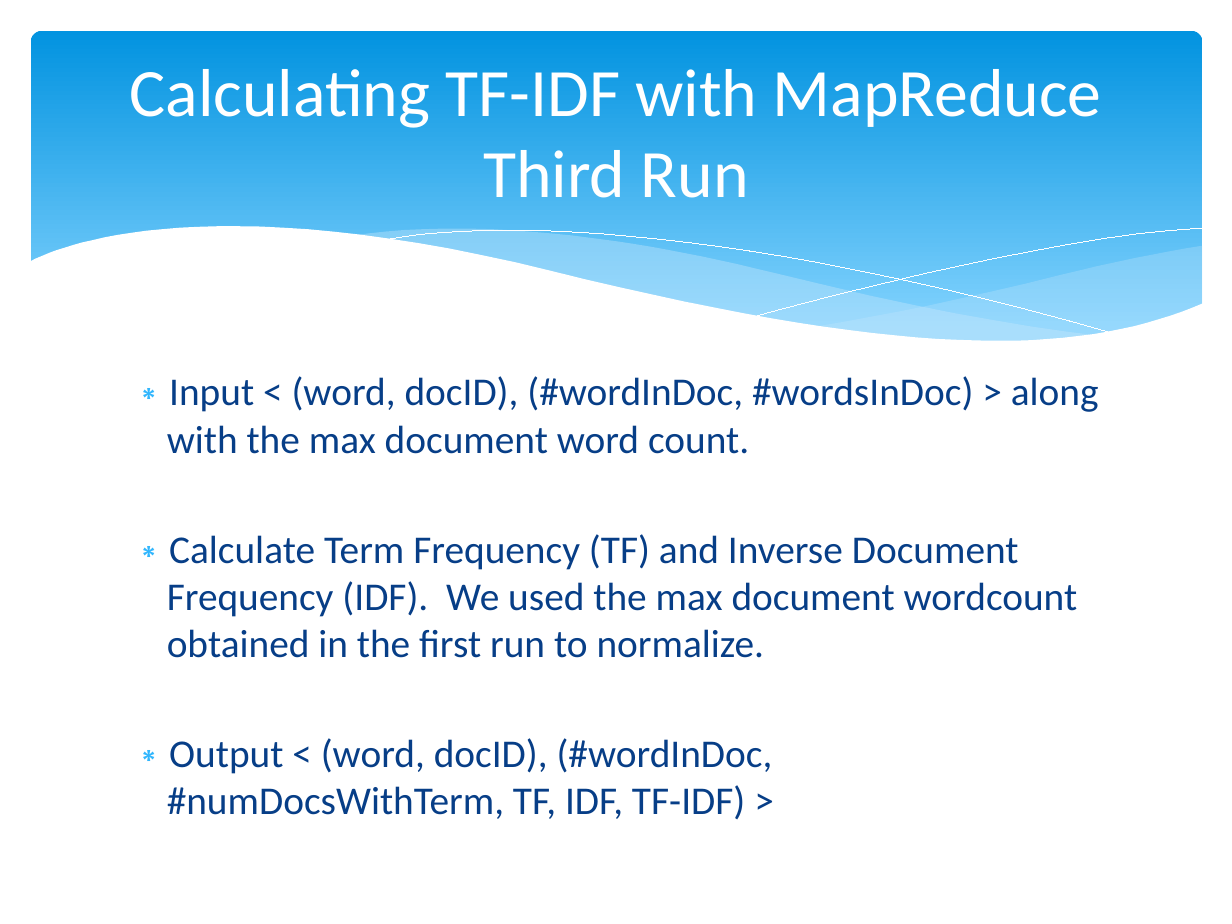
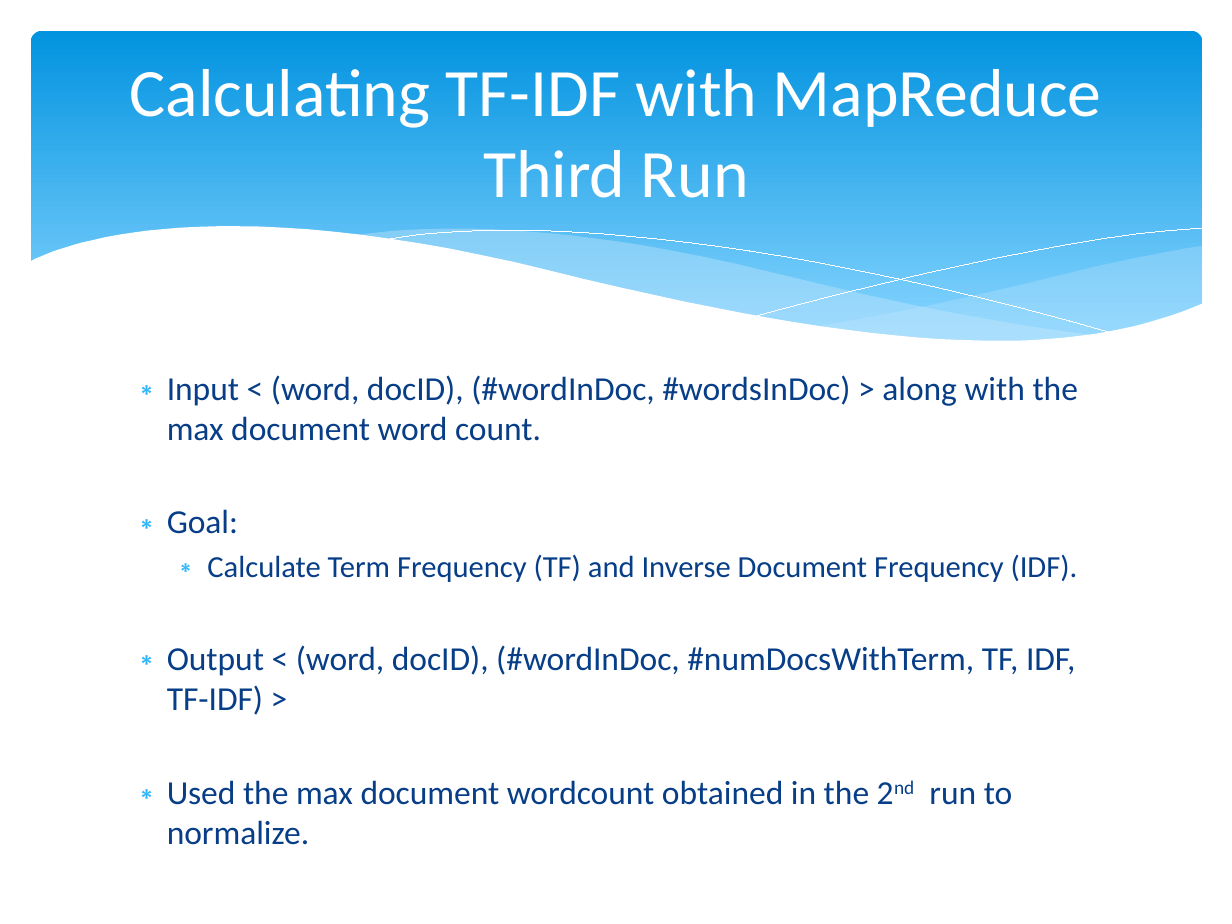
Before and after one commit to Mletter1/Challenge1, a slide deck: slide 7 of Presentation.pptx. Drawn at 1232x924 pixels with LibreOffice and Linux fonts; fonts in the diff are those of the drawing. Boxes give left, top, right and bottom in pixels: in the first picture for what was removed or moved away, otherwise in the second. Text is boxed around its words. In the diff, an @@ line names an element or a change of style, - is before the commit and + after.

```diff
--- a/Presentation.pptx
+++ b/Presentation.pptx
@@ text at bbox=[167, 375, 1078, 715]: size 23 to 19.6 pt in "Input < (word, docID), (#wordInDoc, #wordsInDoc) > ...", "Output < (word, docID), (#wordInDoc, #numDocsWithTerm, TF, ..." @@
@@ text at bbox=[167, 509, 1078, 582]: text changed; size 23 to 17.9 pt @@
-∗ Calculate Term Frequency (TF) and Inverse Document Frequency (IDF). We used the max document wordcount obtained in the first run to normalize.
+∗ Goal:
+  ∗ Calculate Term Frequency (TF) and Inverse Document Frequency (IDF).
@@ text at bbox=[167, 780, 1013, 805]: paragraph added @@
+∗ Used the max document wordcount obtained in the 2nd run to normalize.
```
Also in this commit, not shown: 8 other slides changed, 2 slides added, 2 slides removed.
